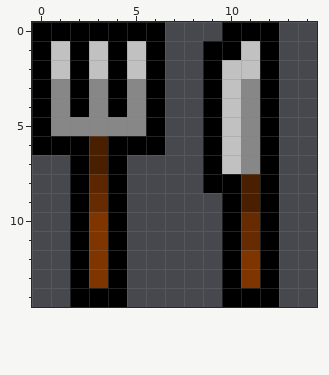
Edited in one commit: pixel-art sprite (emoji/15x15/1f374.png). Above, as it was before the edit.
The file is 15x15 pixels. The old version is drawn lined up with the new one.
Now the later version:
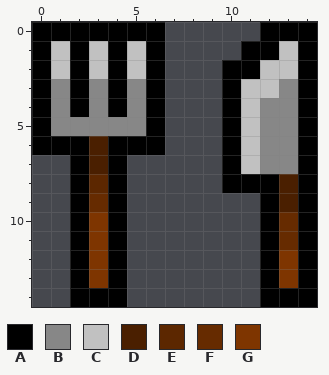
Palette (. is transparent): A #000000  B #878787  C #c1c1c1  D #4a1f00  E #5c2700  F #662b00  G #7e3500
The exact change:
whole drawing moved by -1,+0 (the old picture is shown already moved)
y 0: x 10..11 AA -> ..; x 13..14 .. -> AA
y 1: x 9..11 AAC -> ..A; x 13..14 .. -> CA
y 2: x 9..14 ACCA.. -> .AACCA
y 3: x 9..14 ACBA.. -> .ACCBA
y 4..7: x 9..14 ACBA.. -> .ACBBA
y 8: x 9 A -> .; x 11 D -> A; x 13..14 .. -> DA
y 9: x 10..11 AD -> ..; x 13..14 .. -> DA
y 10..11: x 10..11 AF -> ..; x 13..14 .. -> FA
y 12..13: x 10..11 AG -> ..; x 13..14 .. -> GA
y 14: x 10..11 AA -> ..; x 13..14 .. -> AA
Pixel boxes of the changes (left, top, right, bottom) in both pictures:
changed: (203, 22, 317, 307)
